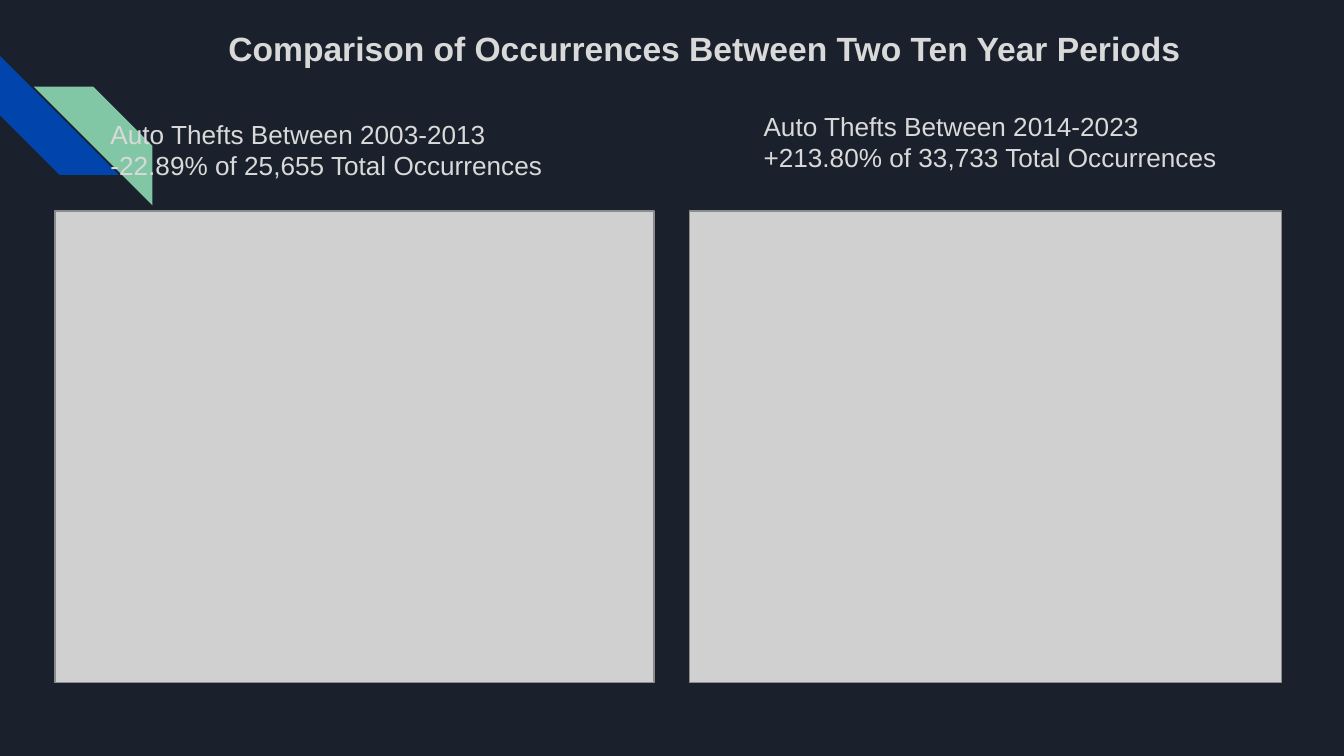
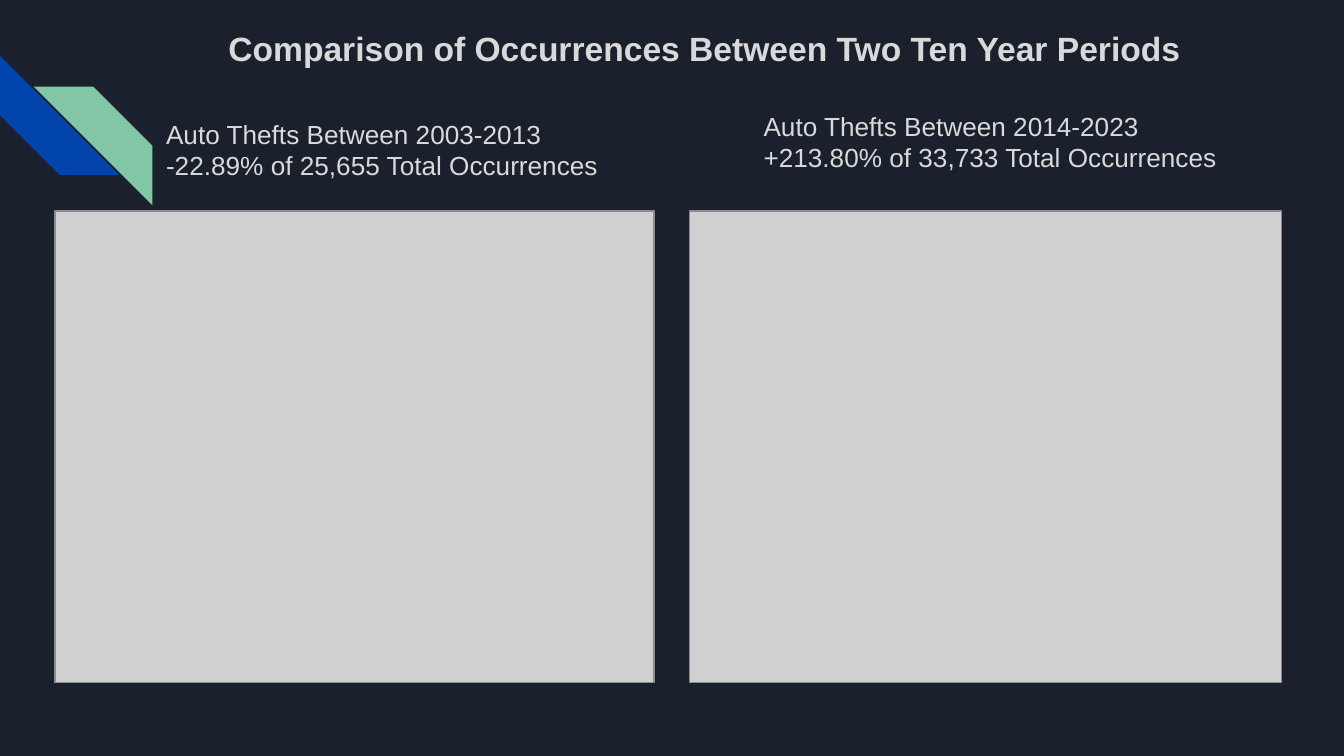
Before and after one commit to oddtexan/Project-1, a slide deck: slide 14 of Project 1 Presentation Final.pptx. Drawn at 1344x756 pixels with LibreOffice and Linux fonts; fonts in the diff are those of the drawing; grey boxes stand for pictures. Boxes give left, top, right and bottom in pixels: in the first picture for what was removed or moved away, otherwise in the second. Text is boxed around its words. In the diff, an @@ line names an element or a change of style, - is before the commit and + after.

```diff
--- a/Project 1 Presentation Final.pptx
+++ b/Project 1 Presentation Final.pptx
@@ text "Auto Thefts Between 2003-2013 -22.89% ..." rewrapped from bbox=[110, 122, 542, 181] to bbox=[166, 125, 597, 179] @@
```
Also in this commit, not shown: 6 other slides changed, 1 other file.
